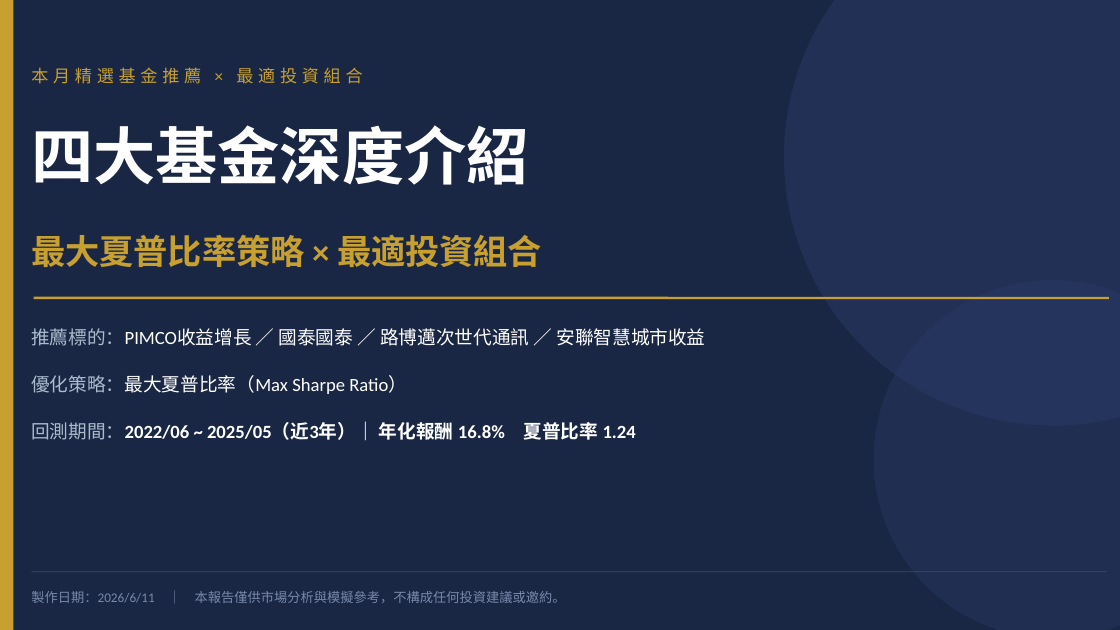
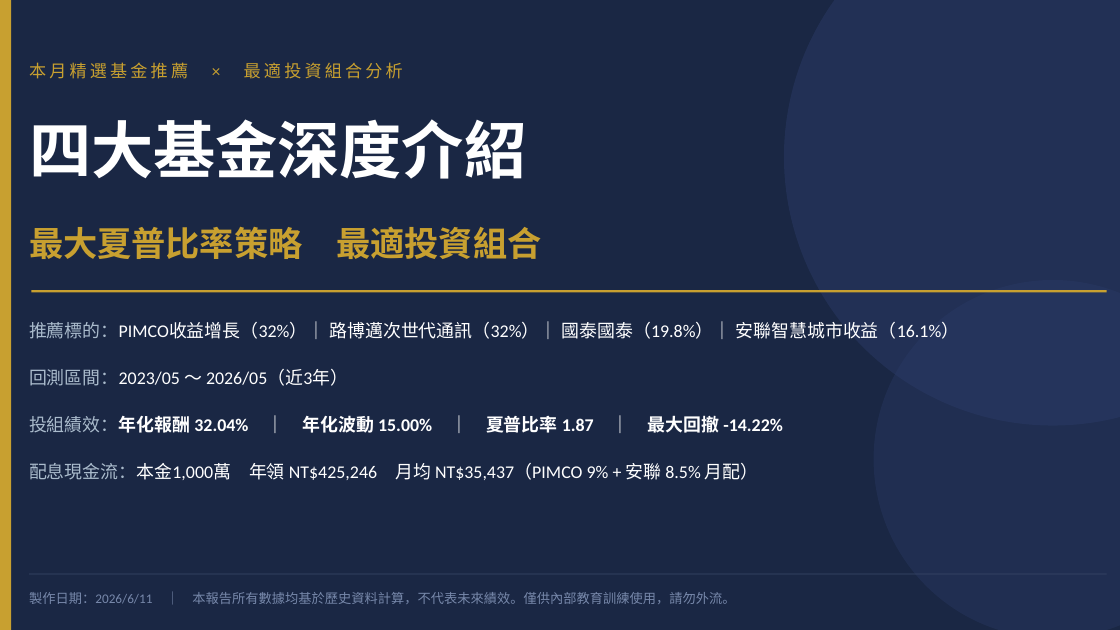
Before and after one commit to albert7755-ux/happy-pro-, a slide deck: slide 1 of fund_recommend.pptx. Drawn at 1120x630 pixels with LibreOffice and Linux fonts; fonts in the diff are those of the drawing. Boxes give left, top, right and bottom in pixels: in the first picture for what was removed or moved away, otherwise in the second. Text is boxed around its words. In the diff, an @@ line names an element or a change of style, - is before the commit and + after.

```diff
--- a/fund_recommend.pptx
+++ b/fund_recommend.pptx
@@ text at (x1=29, y1=62, x2=403, y2=79): text changed @@
-本月精選基金推薦 × 最適投資組合
+本月精選基金推薦 × 最適投資組合分析
@@ text "四大基金深度介紹" moved from (x1=31, y1=125, x2=528, y2=185) to (x1=29, y1=119, x2=526, y2=179) @@
@@ text at (x1=29, y1=226, x2=542, y2=259): text changed @@
-最大夏普比率策略 × 最適投資組合
+最大夏普比率策略 最適投資組合
@@ line moved from (34, 298) - (1109, 298) to (31, 291) - (1107, 291) @@
@@ text at (x1=29, y1=321, x2=959, y2=339): text changed; size 12 to 11.5 pt @@
-推薦標的：PIMCO收益增長 ／ 國泰國泰 ／ 路博邁次世代通訊 ／ 安聯智慧城市收益
+推薦標的：PIMCO收益增長（32%）｜ 路博邁次世代通訊（32%）｜ 國泰國泰（19.8%）｜ 安聯智慧城市收益（16.1%）
@@ text at (x1=29, y1=369, x2=348, y2=386): text changed; size 12 to 11.5 pt @@
-優化策略：最大夏普比率（Max Sharpe Ratio）
+回測區間：2023/05 ～ 2026/05（近3年）
@@ text at (x1=29, y1=415, x2=783, y2=433): text changed; size 12 to 11.5 pt @@
-回測期間：2022/06 ~ 2025/05（近3年）｜ 年化報酬 16.8% 夏普比率 1.24
+投組績效：年化報酬 32.04% ｜ 年化波動 15.00% ｜ 夏普比率 1.87 ｜ 最大回撤 -14.22%
@@ text added at (x1=29, y1=463, x2=759, y2=480), 11.5 pt, text #FFFFFF @@
+配息現金流：本金1,000萬 年領 NT$425,246 月均 NT$35,437（PIMCO 9% + 安聯 8.5% 月配）
@@ text at (x1=29, y1=592, x2=735, y2=604): text changed @@
-製作日期：2026/6/11 ｜ 本報告僅供市場分析與模擬參考，不構成任何投資建議或邀約。
+製作日期：2026/6/11 ｜ 本報告所有數據均基於歷史資料計算，不代表未來績效。僅供內部教育訓練使用，請勿外流。
```
Also in this commit, not shown: 2 other slides changed, 4 slides added, 4 slides removed, 1 other file.
